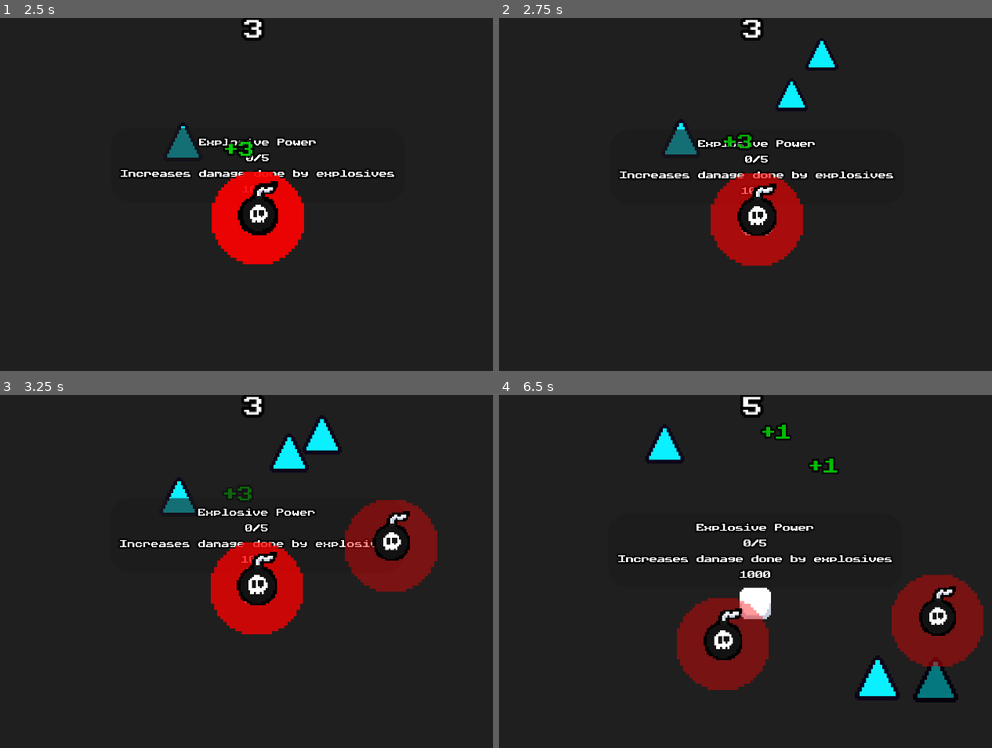
Above: before the commit, frames 1-4 (two rows, left to right).
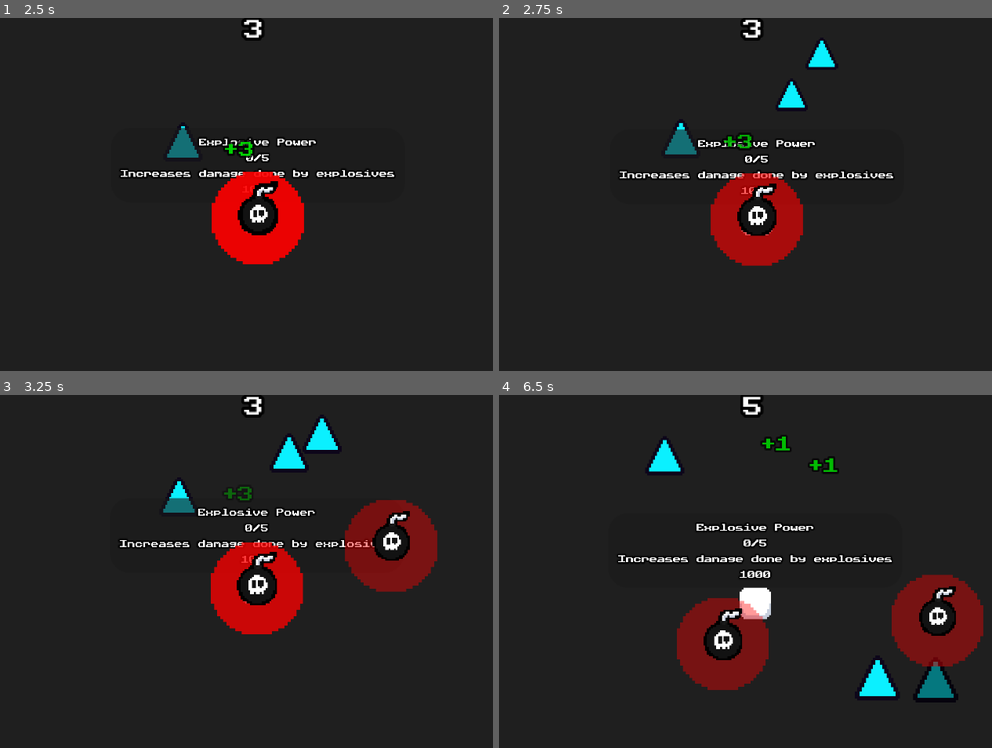
Above: after the commit, the same moments.

Repository: SpicyTime/BlastForge
Game: Godot game, scene res://main/main.tscn
Two runs of this game, one before a commit and one after it. Both use one fixed random seed, a clock stepped at 60 frames per second and the inputs below. The engine's default icon, where the game draws it, is replaced by a stand-in: a white triangle on a blue panel in a dark square.
Inputs (mouse positions are in pixels of both pictures, inside the frame that each line leads up to):
- Up to frame 1 (2.5 s): click (256, 208) at 0.5 s; click (256, 208) at 1.25 s; click (256, 208) at 2 s
- Up to frame 2 (2.75 s): no input
- Up to frame 3 (3.25 s): move the mouse to (389, 553) at 2.77 s; click (389, 553) at 2.85 s
- Up to frame 4 (6.5 s): move the mouse to (627, 589) at 3.52 s; click (627, 589) at 3.6 s; move the mouse to (814, 493) at 4.27 s; click (814, 493) at 4.35 s; move the mouse to (720, 642) at 5.02 s; click (720, 642) at 5.1 s; move the mouse to (942, 624) at 5.77 s; click (942, 624) at 5.85 s

Frame 1 is identical in both runs. In frame 2, less than 0.1% of the frame differs, in the area x 62-69%, y 6-14%; in frame 3, less than 0.1%; in frame 4, 0.8%, in the area x 29-69%, y 8-23%.

Commit message:
Breakables now use Rays to bounce off the sides

Diff:
--- a/breakables/breakable.gd
+++ b/breakables/breakable.gd
@@ -42,6 +42,7 @@
 	if speed > base_speed:
 		speed = move_toward(speed, base_speed, delta * FRICTION)
 	velocity = speed * move_direction * delta
+	_check_wall_rays()
 	move_and_slide()
 
 
@@ -83,6 +84,18 @@
 	SignalManager.health_depleted.connect(_on_health_depleted)
 
 
+func _check_wall_rays() -> void:
+	if $WallRays/Up.is_colliding() and move_direction.y < 0:
+		move_direction.y = abs(move_direction.y)
+	elif $WallRays/Down.is_colliding() and move_direction.y > 0:
+		move_direction.y = -abs(move_direction.y)
+
+	if $WallRays/Right.is_colliding() and move_direction.x > 0:
+		move_direction.x = -abs(move_direction.x)
+	elif $WallRays/Left.is_colliding() and move_direction.x < 0:
+		move_direction.x = abs(move_direction.x)
+
+
 func _on_health_depleted(health_node: Health) -> void:
 	if health_node in get_children():
 		$BreakableBehavior.handle_break(type)
--- a/breakables/breakable.tscn
+++ b/breakables/breakable.tscn
@@ -33,5 +33,27 @@
 
 [node name="BreakableCollider" type="CollisionShape2D" parent="."]
 
+[node name="WallRays" type="Node2D" parent="."]
+
+[node name="Up" type="RayCast2D" parent="WallRays"]
+target_position = Vector2(0, -20)
+collision_mask = 4
+hit_from_inside = true
+
+[node name="Down" type="RayCast2D" parent="WallRays"]
+target_position = Vector2(0, 20)
+collision_mask = 4
+hit_from_inside = true
+
+[node name="Right" type="RayCast2D" parent="WallRays"]
+target_position = Vector2(20, 0)
+collision_mask = 4
+hit_from_inside = true
+
+[node name="Left" type="RayCast2D" parent="WallRays"]
+target_position = Vector2(-20, 0)
+collision_mask = 4
+hit_from_inside = true
+
 [connection signal="area_entered" from="ExplosionDetector" to="." method="_on_explosion_detector_area_entered"]
 [connection signal="area_exited" from="ExplosionDetector" to="." method="_on_explosion_detector_area_exited"]
--- a/game/bounce_bound.gd
+++ /dev/null
@@ -1,10 +0,0 @@
-extends Area2D
-@export var is_side: bool = false
-
-func _on_body_entered(body: Node2D) -> void:
-	if body is Breakable:
-		body = body as Breakable
-		if is_side:
-			body.move_direction.x *= -1
-		else:
-			body.move_direction.y *= -1
--- a/game/bounce_bound.tscn
+++ /dev/null
@@ -1,8 +0,0 @@
-[gd_scene load_steps=2 format=3 uid="uid://hkoxgv30yrjh"]
-
-[ext_resource type="Script" uid="uid://bfmynw4xha4kp" path="res://game/bounce_bound.gd" id="1_l07yh"]
-
-[node name="BounceBound" type="Area2D"]
-script = ExtResource("1_l07yh")
-
-[connection signal="body_entered" from="." to="." method="_on_body_entered"]
--- a/game/world.tscn
+++ b/game/world.tscn
@@ -1,10 +1,9 @@
-[gd_scene load_steps=9 format=3 uid="uid://k7nqsblly5gs"]
+[gd_scene load_steps=8 format=3 uid="uid://k7nqsblly5gs"]
 
 [ext_resource type="Script" uid="uid://vwrqyfjerpum" path="res://game/world.gd" id="1_vn0wg"]
 [ext_resource type="Script" uid="uid://uxk2gctotf6f" path="res://game/breakable_spawner.gd" id="2_aseec"]
 [ext_resource type="Script" uid="uid://dqanl875ga8m6" path="res://game/camera.gd" id="2_tvmmn"]
 [ext_resource type="Script" uid="uid://cpc1o46lwdj2q" path="res://components/shake_component.gd" id="3_4xpgs"]
-[ext_resource type="PackedScene" uid="uid://hkoxgv30yrjh" path="res://game/bounce_bound.tscn" id="5_805w3"]
 [ext_resource type="PackedScene" uid="uid://cuh5eo4mk36ak" path="res://upgrade system/upgrade_node.tscn" id="6_fhh06"]
 
 [sub_resource type="RectangleShape2D" id="RectangleShape2D_fhh06"]
@@ -29,34 +28,6 @@
 [node name="ExplosivesContainer" type="Node2D" parent="."]
 
 [node name="UpgradeNode" parent="." instance=ExtResource("6_fhh06")]
-
-[node name="BounceAreas" type="Node2D" parent="."]
-
-[node name="TopBound" parent="BounceAreas" instance=ExtResource("5_805w3")]
-position = Vector2(0, -90)
-
-[node name="TopCollider" type="CollisionShape2D" parent="BounceAreas/TopBound"]
-shape = SubResource("RectangleShape2D_fhh06")
-
-[node name="BottomBound" parent="BounceAreas" instance=ExtResource("5_805w3")]
-position = Vector2(0, 90)
-
-[node name="BottomCollider" type="CollisionShape2D" parent="BounceAreas/BottomBound"]
-shape = SubResource("RectangleShape2D_fhh06")
-
-[node name="LeftBound" parent="BounceAreas" instance=ExtResource("5_805w3")]
-position = Vector2(-160, 0)
-is_side = true
-
-[node name="LeftCollider" type="CollisionShape2D" parent="BounceAreas/LeftBound"]
-shape = SubResource("RectangleShape2D_m4twg")
-
-[node name="RightBound" parent="BounceAreas" instance=ExtResource("5_805w3")]
-position = Vector2(160, 0)
-is_side = true
-
-[node name="RightCollider" type="CollisionShape2D" parent="BounceAreas/RightBound"]
-shape = SubResource("RectangleShape2D_m4twg")
 
 [node name="WorldBounds" type="Node2D" parent="."]
 
